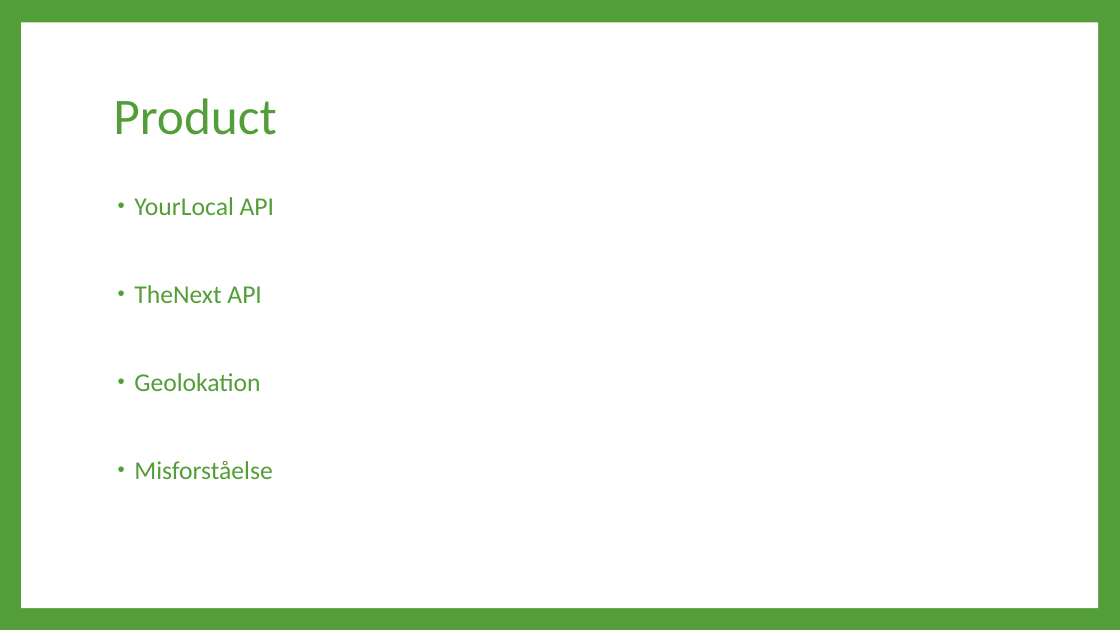
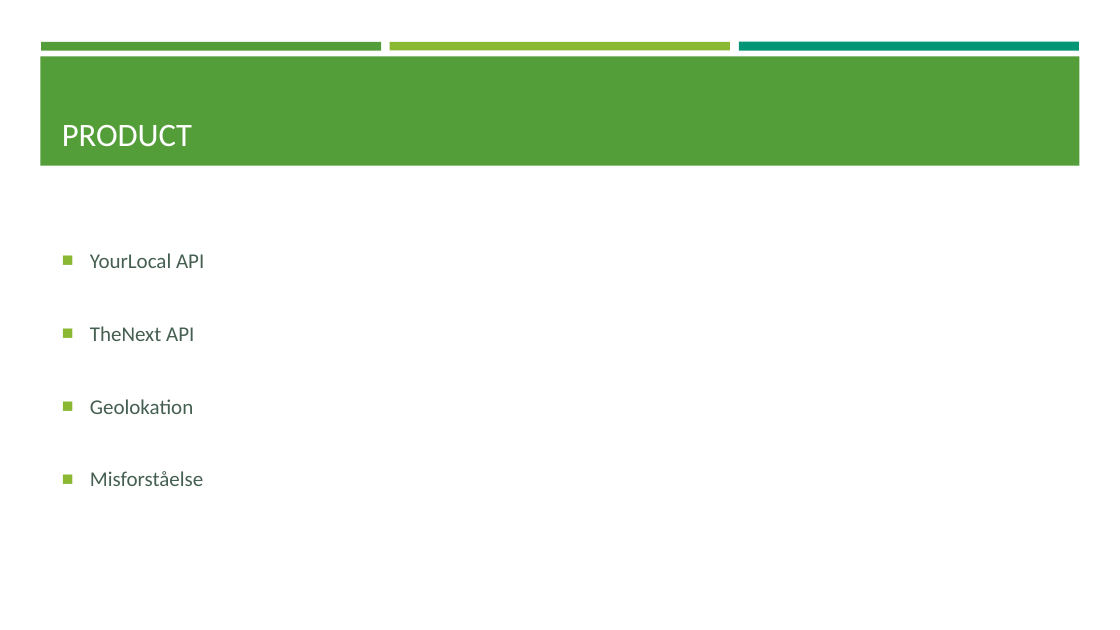
Before and after one commit to C-Strunge/3.SemesterSWD-Eksamen.Final, a slide deck: slide 4 of The Next præsentation.pptx. Drawn at 1120x630 pixels with LibreOffice and Linux fonts; fonts in the diff are those of the drawing. Boxes give left, top, right and bottom in pixels: in the first picture for what was removed or moved away, otherwise in the second. Text is boxed around its words. In the diff, an @@ line names an element or a change of style, - is before the commit and + after.

```diff
--- a/The Next præsentation.pptx
+++ b/The Next præsentation.pptx
@@ background #549E39 to #FFFFFF @@
@@ rectangle removed at [21,23,1098,608] @@
@@ rectangle added at [40,56,1080,166], fill #549E39 @@
@@ rectangle added at [41,42,381,50], fill #549E39 @@
@@ rectangle added at [390,42,730,50], fill #8AB833 @@
@@ rectangle added at [739,42,1079,51], fill #029676 @@
@@ title "PRODUCT" at [62,125,192,146]: vertical alignment middle to bottom @@
@@ title at [62,125,192,146]: text changed; size 44 to 28 pt; text colour #549E39 to #FFFFFF @@
-Product
+PRODUCT
@@ text "YourLocal API": place and size @@
-text "YourLocal API" at [134,197,274,479]
+text "YourLocal API" at [90,253,204,486]
@@ text "YourLocal API" at [90,253,204,486]: size 22 to 18 pt, text colour #549E39 to #455F51; bullet • to ■; line spacing 0.9 to 1; less space between paragraphs; bullet colour #549E39 to #8AB833; vertical alignment top to middle @@
```
Also in this commit, not shown: 5 other slides changed.
